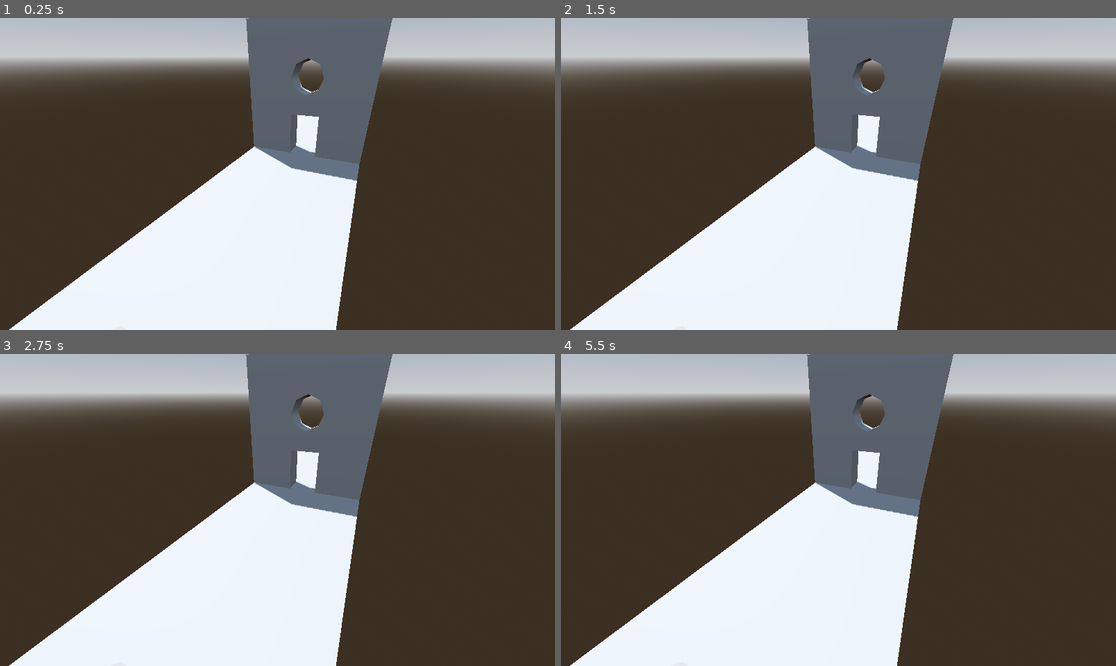
Above: before the commit, frames 1-4 (two rows, left to right).
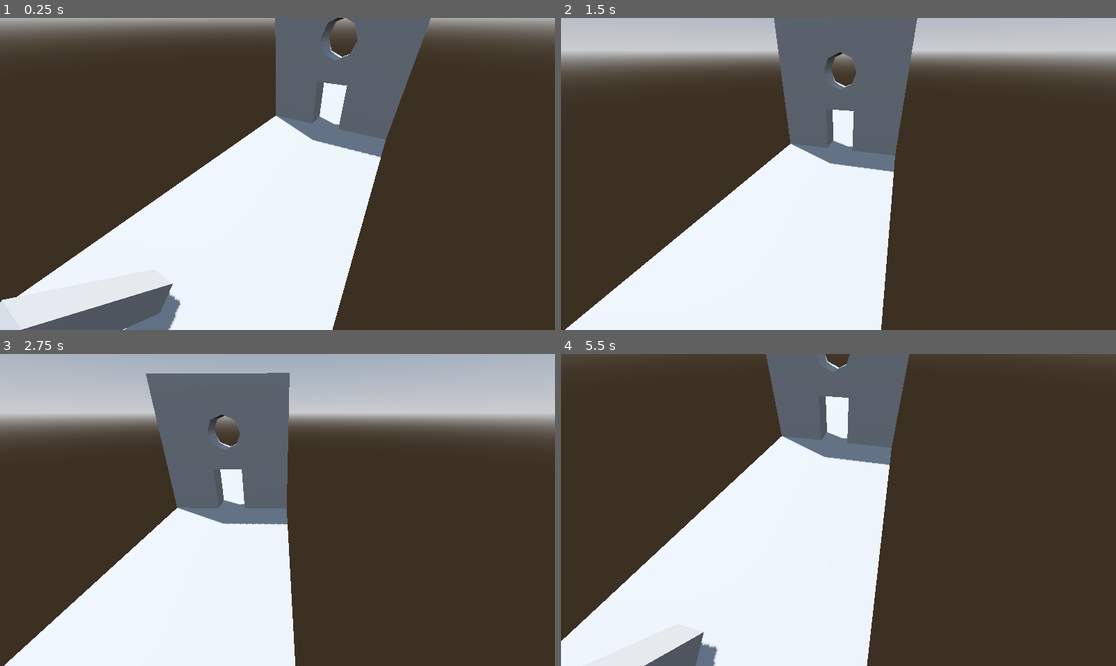
Above: after the commit, the same moments.

Repository: Tyger8540/dress-til-you-drop
Game: Godot game, scene res://scenes/sample_room.tscn
Two runs of this game, one before a commit and one after it. Both use one fixed random seed, a clock stepped at 60 frames per second and the inputs below.
Inputs:
- Up to frame 1 (0.25 s): no input
- Up to frame 2 (1.5 s): tap Enter (ui_accept) at 0.5, 0.6, 0.77, 1.07, 1.35 s; hold D (move_right, bound only after the commit) 0.53-1.28 s; hold S (move_backward, bound only after the commit) from 1.28 s (still down)
- Up to frame 3 (2.75 s): tap Enter (ui_accept) at 1.52, 1.82, 2.1 s; release S (move_backward, bound only after the commit) at 2.03 s; hold D (move_right, bound only after the commit) from 2.03 s (still down)
- Up to frame 4 (5.5 s): release D (move_right, bound only after the commit) at 2.78 s; hold W (move_forward, bound only after the commit) 2.78-3.53 s; tap Enter (ui_accept) at 2.85, 3.02, 3.32, 3.6, 3.77, 4.07, 4.35, 4.52, 4.82, 5.1 s; hold A (move_left, bound only after the commit) 3.53-5.03 s; hold S (move_backward, bound only after the commit) from 5.03 s (still down)

The runs differ from the first frame. In frame 1, 28% of the frame differs, in the area x 0-100%, y 0-100%; in frame 2, 14%; in frame 3, 30%; in frame 4, 33%.

Commit message:
Basic Player Movement w/ Camera Follow

Diff:
--- a/dress-til-you-drop/project.godot
+++ b/dress-til-you-drop/project.godot
@@ -14,3 +14,30 @@
 run/main_scene="uid://b2qv6wtnbfwv2"
 config/features=PackedStringArray("4.5", "Forward Plus")
 config/icon="res://icon.svg"
+
+[input]
+
+move_right={
+"deadzone": 0.2,
+"events": [Object(InputEventKey,"resource_local_to_scene":false,"resource_name":"","device":-1,"window_id":0,"alt_pressed":false,"shift_pressed":false,"ctrl_pressed":false,"meta_pressed":false,"pressed":false,"keycode":0,"physical_keycode":68,"key_label":0,"unicode":100,"location":0,"echo":false,"script":null)
+, Object(InputEventKey,"resource_local_to_scene":false,"resource_name":"","device":-1,"window_id":0,"alt_pressed":false,"shift_pressed":false,"ctrl_pressed":false,"meta_pressed":false,"pressed":false,"keycode":0,"physical_keycode":4194321,"key_label":0,"unicode":0,"location":0,"echo":false,"script":null)
+]
+}
+move_left={
+"deadzone": 0.2,
+"events": [Object(InputEventKey,"resource_local_to_scene":false,"resource_name":"","device":-1,"window_id":0,"alt_pressed":false,"shift_pressed":false,"ctrl_pressed":false,"meta_pressed":false,"pressed":false,"keycode":0,"physical_keycode":65,"key_label":0,"unicode":97,"location":0,"echo":false,"script":null)
+, Object(InputEventKey,"resource_local_to_scene":false,"resource_name":"","device":-1,"window_id":0,"alt_pressed":false,"shift_pressed":false,"ctrl_pressed":false,"meta_pressed":false,"pressed":false,"keycode":0,"physical_keycode":4194319,"key_label":0,"unicode":0,"location":0,"echo":false,"script":null)
+]
+}
+move_forward={
+"deadzone": 0.2,
+"events": [Object(InputEventKey,"resource_local_to_scene":false,"resource_name":"","device":-1,"window_id":0,"alt_pressed":false,"shift_pressed":false,"ctrl_pressed":false,"meta_pressed":false,"pressed":false,"keycode":0,"physical_keycode":87,"key_label":0,"unicode":119,"location":0,"echo":false,"script":null)
+, Object(InputEventKey,"resource_local_to_scene":false,"resource_name":"","device":-1,"window_id":0,"alt_pressed":false,"shift_pressed":false,"ctrl_pressed":false,"meta_pressed":false,"pressed":false,"keycode":0,"physical_keycode":4194320,"key_label":0,"unicode":0,"location":0,"echo":false,"script":null)
+]
+}
+move_backward={
+"deadzone": 0.2,
+"events": [Object(InputEventKey,"resource_local_to_scene":false,"resource_name":"","device":-1,"window_id":0,"alt_pressed":false,"shift_pressed":false,"ctrl_pressed":false,"meta_pressed":false,"pressed":false,"keycode":0,"physical_keycode":83,"key_label":0,"unicode":115,"location":0,"echo":false,"script":null)
+, Object(InputEventKey,"resource_local_to_scene":false,"resource_name":"","device":-1,"window_id":0,"alt_pressed":false,"shift_pressed":false,"ctrl_pressed":false,"meta_pressed":false,"pressed":false,"keycode":0,"physical_keycode":4194322,"key_label":0,"unicode":0,"location":0,"echo":false,"script":null)
+]
+}
--- /dev/null
+++ b/dress-til-you-drop/scenes/player.tscn
@@ -0,0 +1,11 @@
+[gd_scene load_steps=3 format=3 uid="uid://bmd45oqbmm5e"]
+
+[ext_resource type="Script" uid="uid://ds03crob6pyyc" path="res://scripts/player.gd" id="1_3vyb7"]
+
+[sub_resource type="CapsuleShape3D" id="CapsuleShape3D_3vyb7"]
+
+[node name="Player" type="CharacterBody3D"]
+script = ExtResource("1_3vyb7")
+
+[node name="CollisionShape3D" type="CollisionShape3D" parent="."]
+shape = SubResource("CapsuleShape3D_3vyb7")
--- a/dress-til-you-drop/scenes/sample_room.tscn
+++ b/dress-til-you-drop/scenes/sample_room.tscn
@@ -1,7 +1,8 @@
-[gd_scene load_steps=10 format=3 uid="uid://b2qv6wtnbfwv2"]
+[gd_scene load_steps=11 format=3 uid="uid://b2qv6wtnbfwv2"]
 
 [ext_resource type="Script" uid="uid://cm5tsyihtd36p" path="res://scripts/camera_controller.gd" id="1_qleev"]
 [ext_resource type="Script" uid="uid://qsno6d2p6op7" path="res://scripts/cam_zone.gd" id="2_ryno3"]
+[ext_resource type="PackedScene" uid="uid://bmd45oqbmm5e" path="res://scenes/player.tscn" id="3_se1vi"]
 
 [sub_resource type="ProceduralSkyMaterial" id="ProceduralSkyMaterial_o7nab"]
 sky_horizon_color = Color(0.66224277, 0.6717428, 0.6867428, 1)
@@ -36,12 +37,15 @@
 transform = Transform3D(-0.8660254, -0.43301278, 0.25, 0, 0.49999997, 0.86602545, -0.50000006, 0.75, -0.43301266, 0, 0, 0)
 shadow_enabled = true
 
+[node name="Player" parent="." instance=ExtResource("3_se1vi")]
+transform = Transform3D(1, 0, 0, 0, 1, 0, 0, 0, 1, -10.6, 2.2, 0.5)
+
 [node name="CameraController" type="Node" parent="."]
-script = ExtResource("1_qleev")
 
-[node name="CamZone" type="Area3D" parent="CameraController" node_paths=PackedStringArray("previous_cam", "next_cam")]
+[node name="CamZone" type="Area3D" parent="CameraController" node_paths=PackedStringArray("player", "previous_cam", "next_cam")]
 transform = Transform3D(-4.371139e-08, 0, 1, 0, 1, 0, -1, 0, -4.371139e-08, 0.90000004, 2.5, 0)
 script = ExtResource("2_ryno3")
+player = NodePath("../../Player")
 previous_cam = NodePath("../../Camera3D")
 next_cam = NodePath("../../Camera3D2")
 
@@ -81,12 +85,16 @@
 use_collision = true
 size = Vector3(51.3, 1, 10.1)
 
-[node name="Camera3D" type="Camera3D" parent="."]
+[node name="Camera3D" type="Camera3D" parent="." node_paths=PackedStringArray("player")]
 transform = Transform3D(0.38268346, 0.46193975, -0.8001031, 0, 0.8660254, 0.5, 0.92387956, -0.19134173, 0.33141357, -17.800001, 8.4, 4.5)
 current = true
+script = ExtResource("1_qleev")
+player = NodePath("../Player")
 
-[node name="Camera3D2" type="Camera3D" parent="."]
+[node name="Camera3D2" type="Camera3D" parent="." node_paths=PackedStringArray("player")]
 transform = Transform3D(-2.8734846e-08, 0.7660445, -0.6427875, 3.4244856e-08, 0.6427875, 0.7660445, 1, 3.5527135e-15, -4.4703484e-08, 0.90000004, 8, 0)
+script = ExtResource("1_qleev")
+player = NodePath("../Player")
 
 [node name="CSGBox3D3" type="CSGBox3D" parent="."]
 transform = Transform3D(0.64278764, 0.76604444, 0, -0.76604444, 0.64278764, 0, 0, 0, 1, -18.303484, 2.2575555, -0.6)
--- a/dress-til-you-drop/scripts/cam_zone.gd
+++ b/dress-til-you-drop/scripts/cam_zone.gd
@@ -1,20 +1,20 @@
 class_name CamZone
 extends Area3D
 
+@export var player: Player
 @export var previous_cam: Camera3D
 @export var next_cam: Camera3D
-@export var forward_direction: Vector3  # direction towards the next room
 
 var previous_zone_occupied: bool = false
 var next_zone_occupied: bool = false
 
 # Called when the node enters the scene tree for the first time.
 func _ready() -> void:
-	pass # Replace with function body.
+	pass
 
 
 # Called every frame. 'delta' is the elapsed time since the previous frame.
-func _process(delta: float) -> void:
+func _process(_delta: float) -> void:
 	pass
 
 
--- a/dress-til-you-drop/scripts/camera_controller.gd
+++ b/dress-til-you-drop/scripts/camera_controller.gd
@@ -1,7 +1,8 @@
-extends Node
+extends Camera3D
 
-@export var cams: Array[Camera3D]
-@export var cam_zones: Array[Area3D]
+const SWIVEL_SPEED = 5.0
+
+@export var player: Player
 
 
 # Called when the node enters the scene tree for the first time.
@@ -11,7 +12,8 @@
 
 # Called every frame. 'delta' is the elapsed time since the previous frame.
 func _process(delta: float) -> void:
-	pass
+	#rotation = rotation.move_toward(global_position - player.global_position, delta * SWIVEL_SPEED)
+	look_at(player.global_position)
 
 
 func set_cam(cam: Camera3D) -> void:
--- /dev/null
+++ b/dress-til-you-drop/scripts/player.gd
@@ -0,0 +1,34 @@
+class_name Player
+extends CharacterBody3D
+
+
+const SPEED = 5.0
+const JUMP_VELOCITY = 4.5
+
+var move_direction: Vector3
+
+
+func _physics_process(delta: float) -> void:
+	# Add the gravity.
+	if not is_on_floor():
+		velocity += get_gravity() * delta
+
+	# Handle jump.
+	#if Input.is_action_just_pressed("ui_accept") and is_on_floor():
+		#velocity.y = JUMP_VELOCITY
+
+	move_direction.x = Input.get_action_strength("move_right") - Input.get_action_strength("move_left")
+	move_direction.z = Input.get_action_strength("move_backward") - Input.get_action_strength("move_forward")
+	#move_direction = move_direction.rotated()
+
+	# Get the input direction and handle the movement/deceleration.
+	# As good practice, you should replace UI actions with custom gameplay actions.
+
+	if move_direction:
+		velocity.x = move_direction.x * SPEED
+		velocity.z = move_direction.z * SPEED
+	else:
+		velocity.x = move_toward(velocity.x, 0, SPEED)
+		velocity.z = move_toward(velocity.z, 0, SPEED)
+
+	move_and_slide()
Not shown, added: dress-til-you-drop/scripts/player.gd.uid
